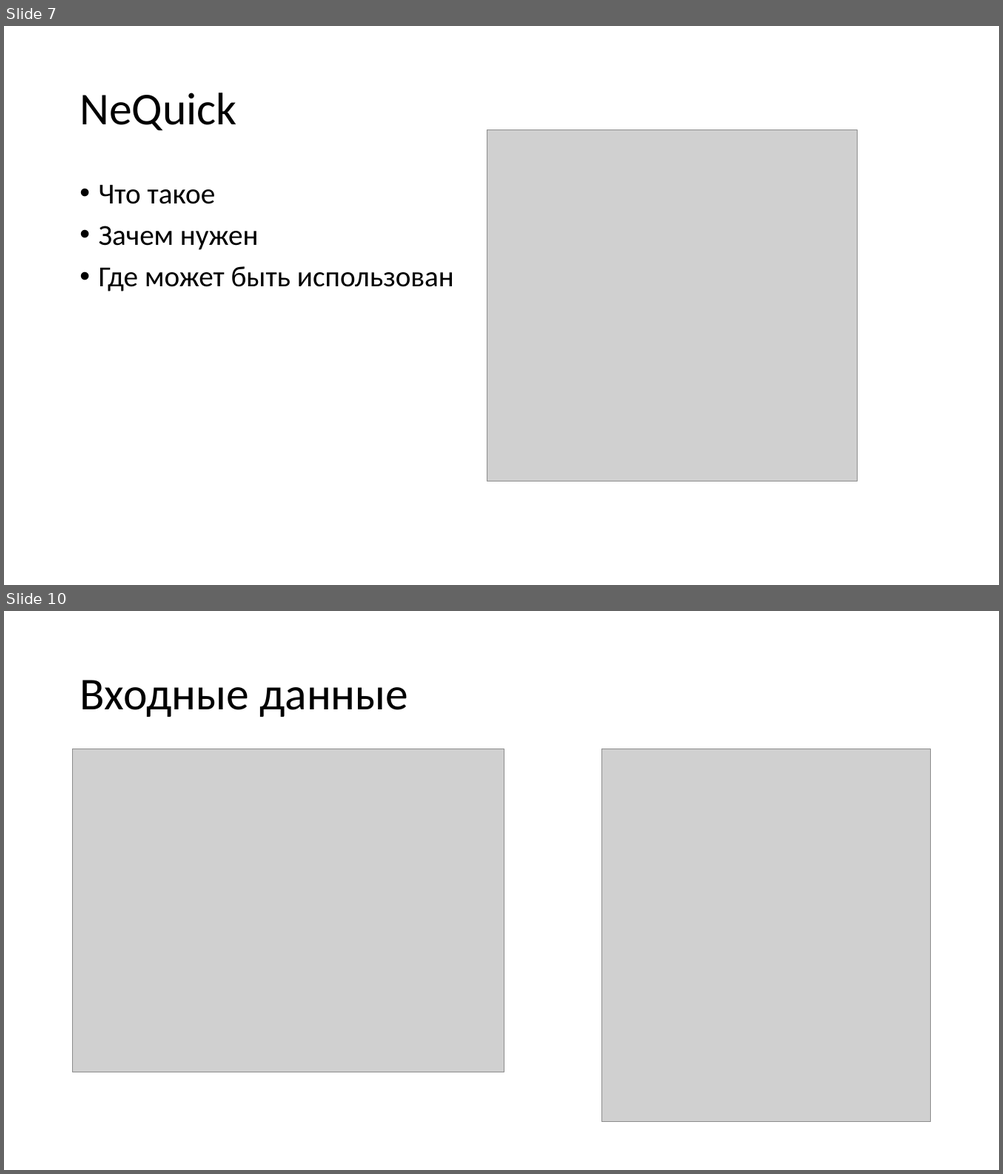
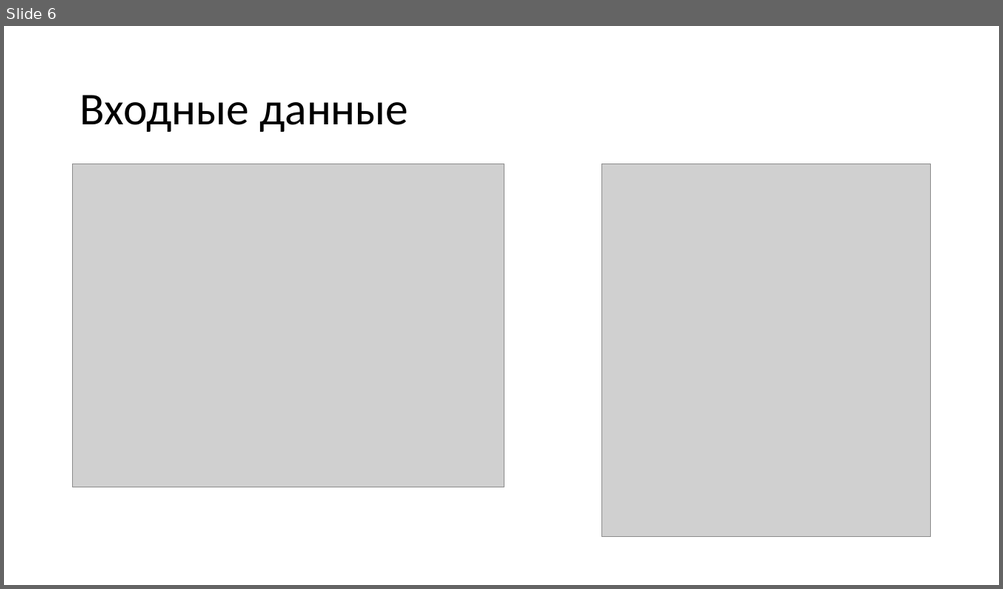
Before and after one commit to SaraFarron/------, a slide deck: Исследование алгоритма вычисления ионосферной поправки для системы Galileo.pptx. Shown one above the other, each under a label of ours: slides 7 and 10 before the commit, slide 6 after it; the slides between them are not shown. The pictures are 1003x1174 and 1003x589 pixels, drawn with LibreOffice and Linux fonts; fonts in the diff are those of the drawing; grey boxes stand for pictures. Boxes give left, top, right and bottom in pixels: in the first picture for what was removed or moved away, otherwise in the second. Text is boxed around its words. In the diff, an @@ line names an element or a change of style, - is before the commit and + after.

```diff
--- a/Исследование алгоритма вычисления ионосферной поправки для системы Galileo.pptx
+++ b/Исследование алгоритма вычисления ионосферной поправки для системы Galileo.pptx
@@ slide 7 removed at (4, 26, 999, 585), background #FFFFFF @@
@@ title removed at (79, 93, 236, 130) @@
-NeQuick
@@ picture removed at (486, 130, 856, 481) @@
@@ text removed at (99, 185, 454, 292) @@
-• Что такое
-• Зачем нужен
-• Где может быть использован
@@ what was slide 10 is now slide 6 @@
```
Also in this commit, not shown: 6 slides changed, 5 slides added, 6 other slides removed, 7 other files.
